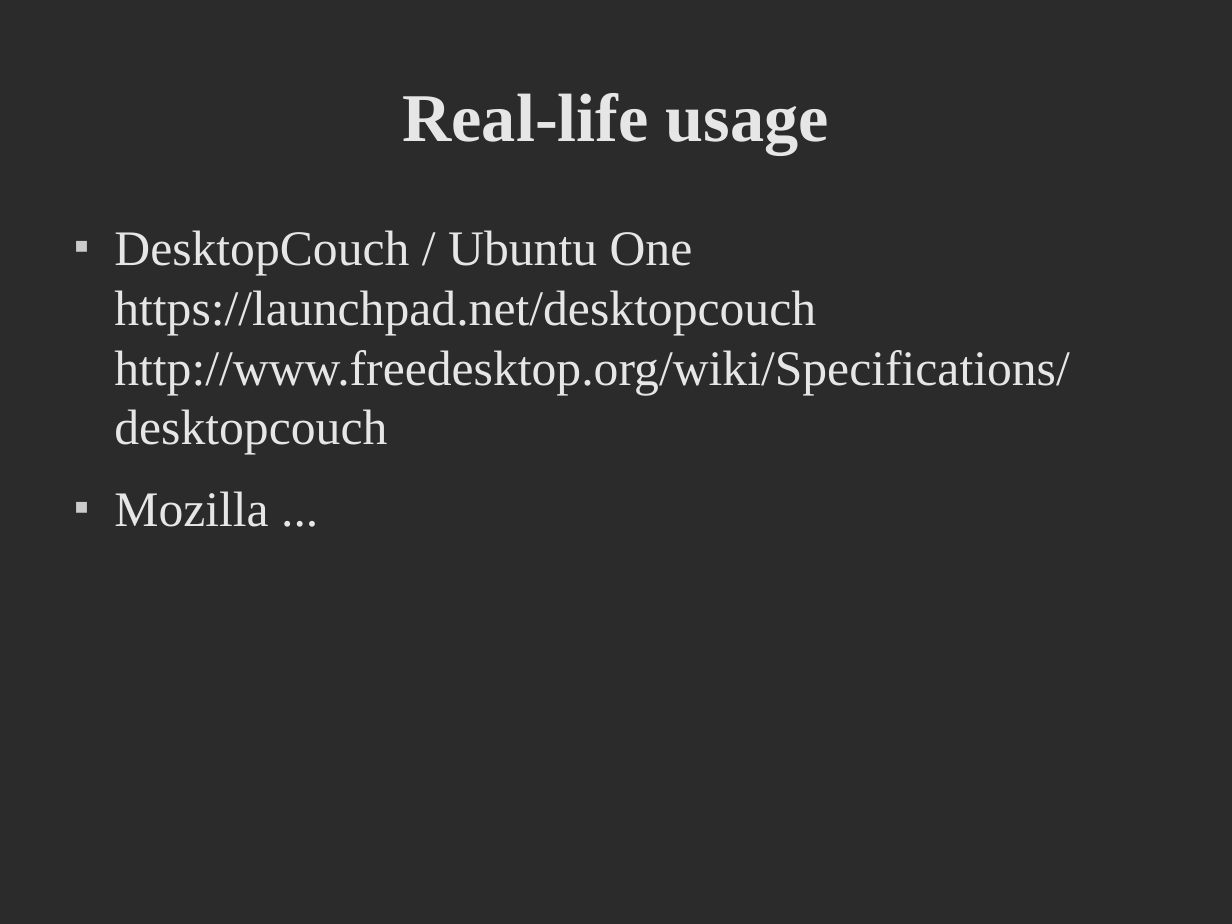
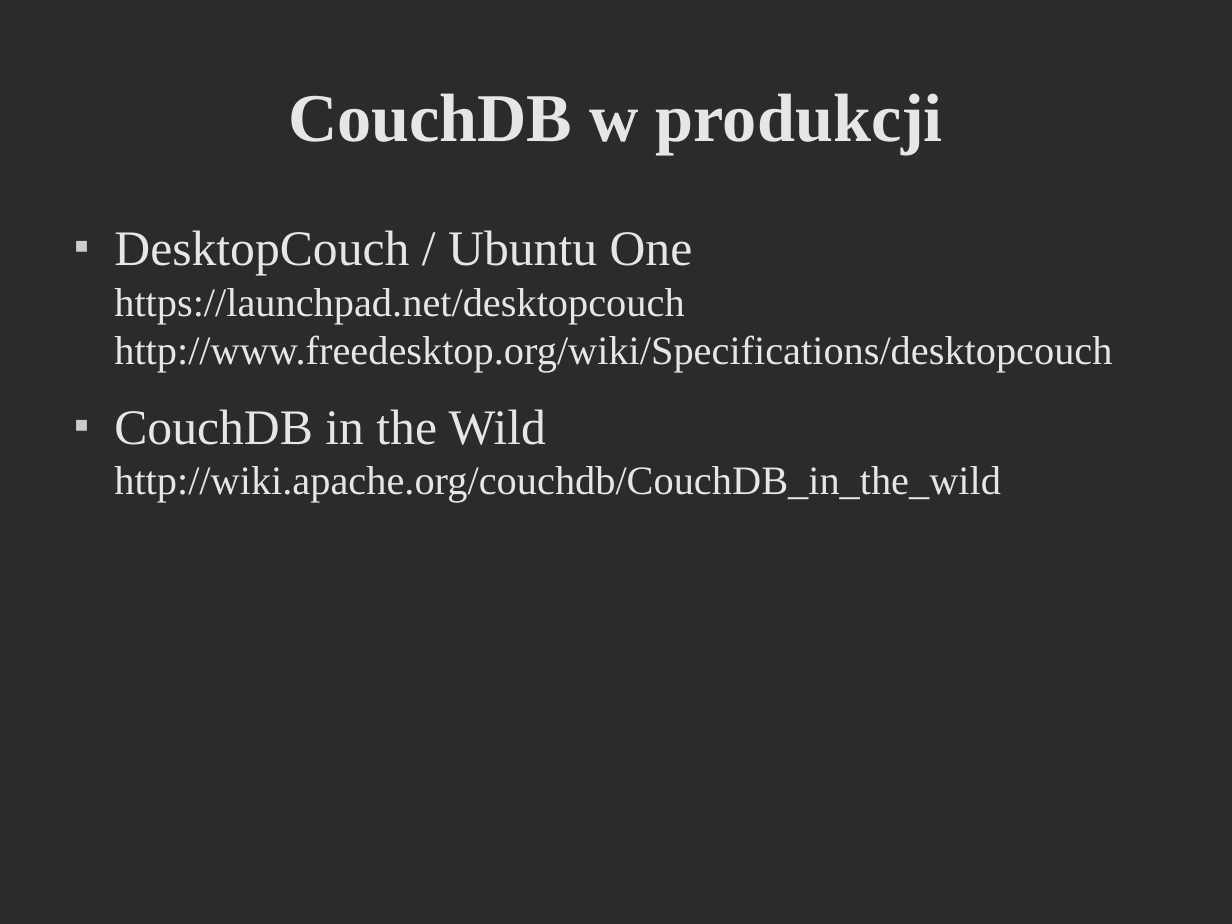
Before and after one commit to godfryd/checking-couchdb, a slide deck: slide 14 of checking-couchdb.odp (slide 24 before the commit). Drawn at 1232x924 pixels with LibreOffice and Linux fonts; fonts in the diff are those of the drawing; background and template pictures are left out; a plain dark background stands for a picture behind light text. Boxes give left, top, right and bottom in pixels: in the first picture for what was removed or moved away, otherwise in the second. Text is boxed around its words. In the diff, an @@ line names an element or a change of style, - is before the commit and + after.

Commit message:
updated slides

```diff
--- a/checking-couchdb.odp
+++ b/checking-couchdb.odp
@@ title at [288, 93, 943, 154]: text changed @@
-Real-life usage
+CouchDB w produkcji
@@ text at [114, 230, 1112, 373]: size 32 to 26 pt in "https://launchpad.net/desktopcouch http://www.freedesktop.or ..." @@
@@ text at [114, 409, 1001, 503]: text changed; size 32 to 26 pt @@
-■ Mozilla ...
+■ CouchDB in the Wild
+  http://wiki.apache.org/couchdb/CouchDB_in_the_wild
```
Also in this commit, not shown: 8 other slides changed, 6 slides added, 5 slides removed.
